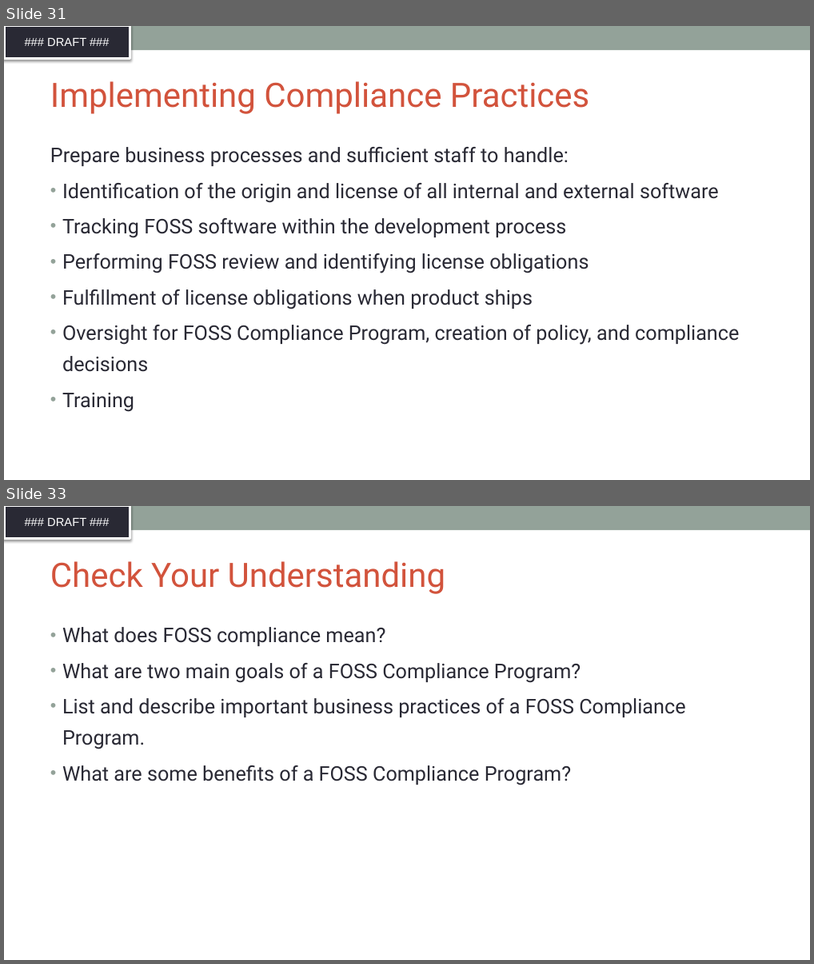
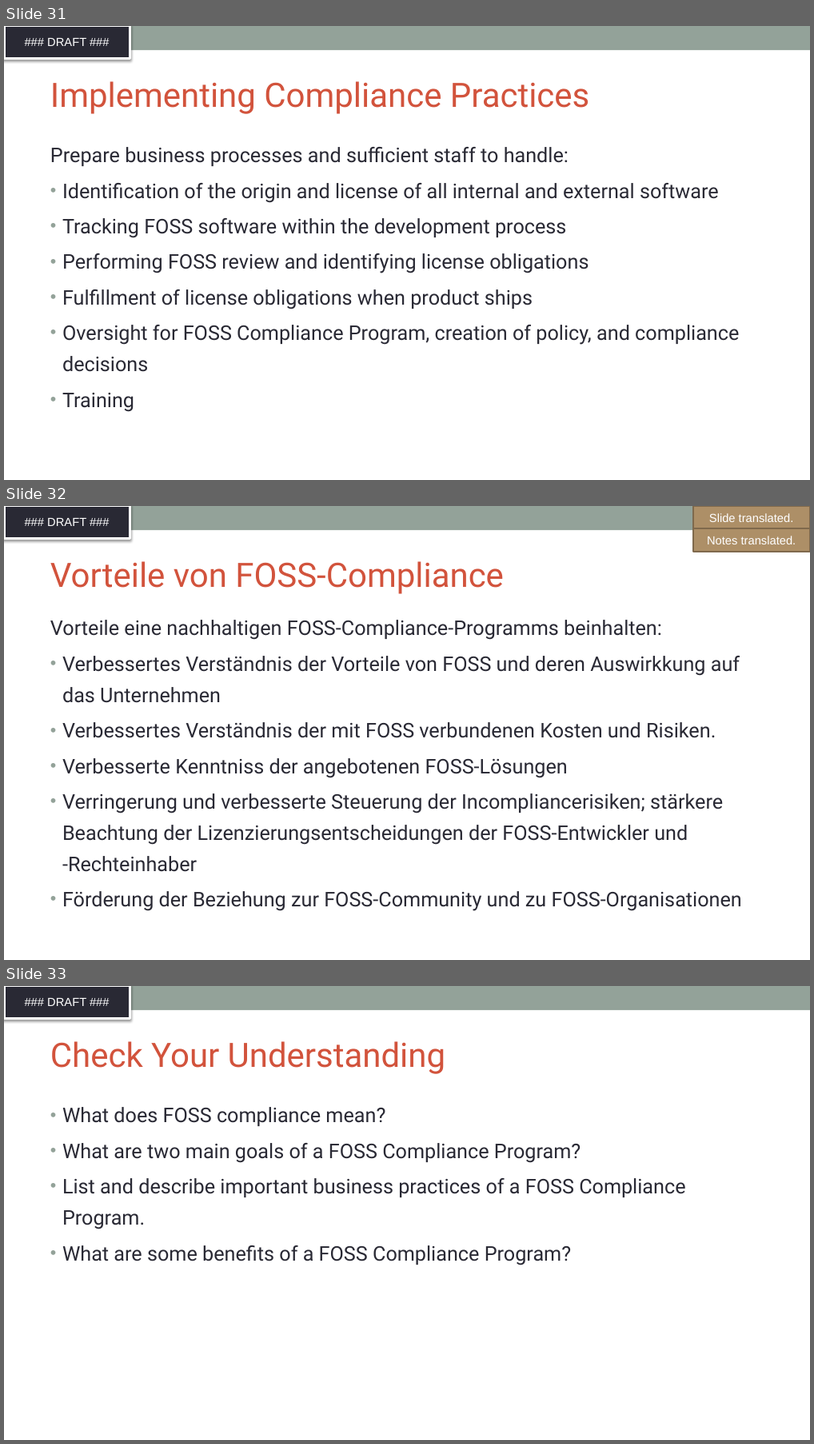
Before and after one commit to SThanheiser/curriculum, a slide deck: translation-DE/slides/DFT_openchain-curriculum-for-1-1_GER.pptx. Shown one above the other, each under a label of ours: slides 31 and 33 before the commit, slides 31, 32 and 33 after it; the slides between them are not shown. The pictures are 814x964 and 814x1444 pixels, drawn with LibreOffice and Linux fonts; fonts in the diff are those of the drawing; background and template pictures are left out. Boxes give left, top, right and bottom in pixels: in the first picture for what was removed or moved away, otherwise in the second. Text is boxed around its words. In the diff, an @@ line names an element or a change of style, - is before the commit and + after.

Commit message:
Translation of slides 32, 36-40

```diff
--- a/translation-DE/slides/DFT_openchain-curriculum-for-1-1_GER.pptx
+++ b/translation-DE/slides/DFT_openchain-curriculum-for-1-1_GER.pptx
@@ slide 32 added at <box>4,506,810,960</box>, background #FFFFFF; not listed: 2 template elements that a slide beside it also shows @@
@@ rectangle added at <box>694,506,810,529</box>, fill #AD8F67, outline #806A4C 2 pt, 14 pt, text #FFFFFF @@
+Slide translated.
@@ rectangle added at <box>694,528,810,552</box>, fill #AD8F67, outline #806A4C 2 pt, 14 pt, text #FFFFFF @@
+Notes translated.
@@ title added at <box>50,561,504,594</box>, 40 pt, text #D2533C @@
+Vorteile von FOSS-Compliance
@@ text added at <box>50,620,742,911</box>, 24 pt, text #292934 @@
+Vorteile eine nachhaltigen FOSS-Compliance-Programms beinhalten:
+• Verbessertes Verständnis der Vorteile von FOSS und deren Auswirkkung auf das Unternehmen
+• Verbessertes Verständnis der mit FOSS verbundenen Kosten und Risiken.
+• Verbesserte Kenntniss der angebotenen FOSS-Lösungen
+• Verringerung und verbesserte Steuerung der Incompliancerisiken; stärkere Beachtung der Lizenzierungsentscheidungen der FOSS-Entwickler und -Rechteinhaber
+• Förderung der Beziehung zur FOSS-Community und zu FOSS-Organisationen
```
Also in this commit, not shown: 1 slide changed, 4 other slides added, 5 slides removed.
